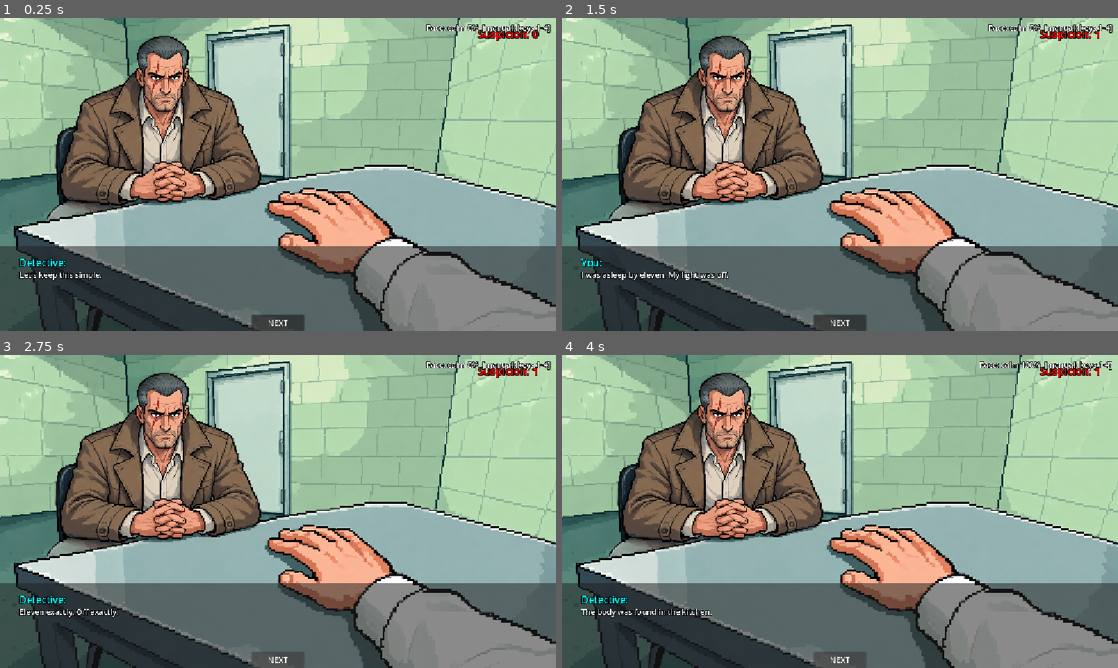
Above: before the commit, frames 1-4 (two rows, left to right).
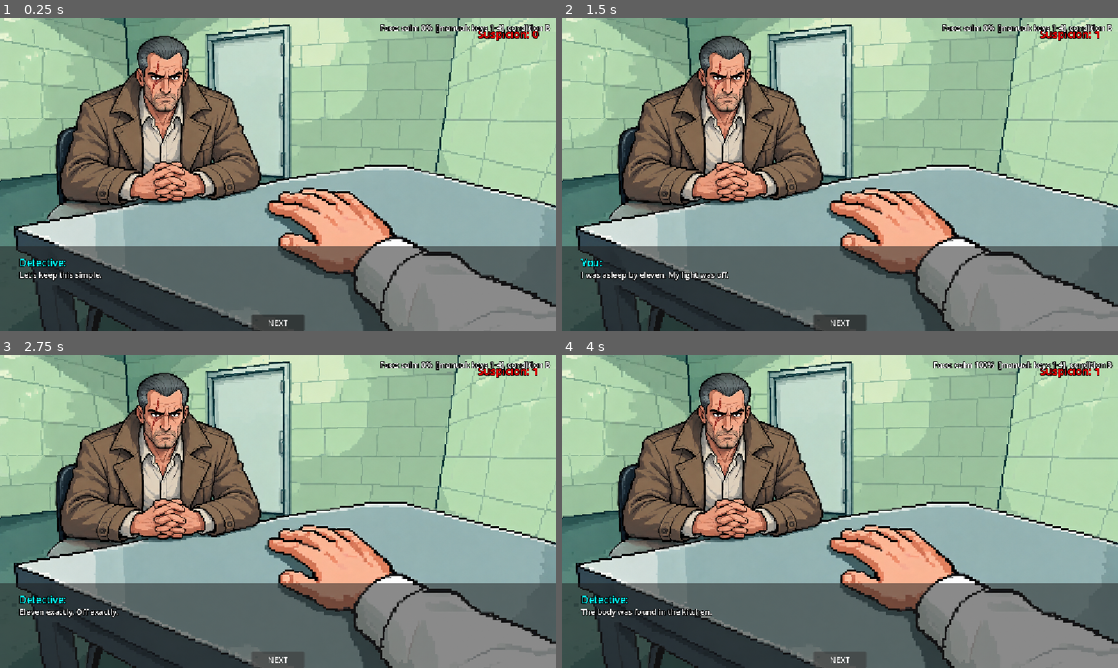
Above: after the commit, the same moments.

Repository: HCI-CD2/HCI-games_that_feel_you_CD2
Game: Godot game, scene res://scenes/scene3.tscn
The game is run twice, just before and just after one commit, with the same random seed, the same clock (stepped at 60 frames per second) and the same inputs. This scene is started directly instead of the project's main scene.
Inputs:
- Up to frame 1 (0.25 s): no input
- Up to frame 2 (1.5 s): click "NEXT" at 0.5 s; click "I was asleep by eleven. My li…" at 1.25 s
- Up to frame 3 (2.75 s): click "NEXT" at 2 s
- Up to frame 4 (4 s): click "NEXT" at 2.75 s; tap Enter at 3.5 s; tap 1 at 3.6 s

The runs differ from the first frame. In frame 1, 0.5% of the frame differs, in the area x 68-100%, y 2-5%; in frame 2, 0.5%; in frame 3, 0.5%; in frame 4, 0.6%, in the area x 66-100%, y 2-5%.

Commit message:
Use the webcam label in scene 3 and add the study conditions
While each question is on screen, FaceData records which labels the
player shows. If they look nervous, afraid or angry for at least half
of that time, suspicion rises by 1 and the detective comments on it.
Under one second of tracked face is ignored, so a denied or missing
camera leaves the game playable.

Conditions come from the page address (?condition=A/B/C) or the
--condition= run argument. A ignores the face, B uses it in secret,
and C adds a monitor panel with That's wrong (ignores the face for the
rest of the question) and Switch off (behaves like A). Corrections and
switch-offs are counted for the study logs.

The suspicion limit rises from 2 to 4 and the score is only shown in
debug builds. The detective's face lines are placeholders for the
story team.

Diff:
--- a/scripts/face_data.gd
+++ b/scripts/face_data.gd
@@ -2,11 +2,22 @@
 ## Autoload: holds the latest webcam reading so any scene can use it, e.g. FaceData.label.
 ## In the browser it reads window.faceReading, which webcam/game_bridge.js keeps updated.
 ## Anywhere else (e.g. running from the editor) there is no webcam, so keys 1-4 set the label by hand.
+##
+## Study conditions (see the wiki):
+##   A = buttons only: the face is ignored.
+##   B = hidden sensing: the face changes suspicion and lines, and the player isn't shown the reading.
+##   C = open sensing: like B, plus a monitor panel with "That's wrong" and "Switch off".
+## Choose the condition with the page address (index.html?condition=A), or in the editor with
+## Project > Project Settings > Run > Main Run Args (enable Advanced Settings): -- --condition=C
 
 signal label_changed(new_label: String)
 
 const LABELS = ["calm", "nervous", "afraid", "angry"]
+const CONDITIONS = ["A", "B", "C"]
 const POLL_SECONDS = 0.1  # read from the browser 10 times a second; the label changes slower than that
+
+var condition := "B"
+var sensing_on := true  # condition C's "Switch off" sets this to false
 
 var label := "calm"
 var confidence := 0.0
@@ -14,20 +25,38 @@
 var calibrating := false
 var status := "starting"
 
+# Counted for the study logs (M2): how often players corrected or switched off the monitor.
+var corrections := 0
+var switch_offs := 0
+
 var _is_web := OS.has_feature("web")
 var _poll_timer := 0.0
 var _debug_label: Label
+var _monitor_reading: Label
+var _switch_button: Button
+var _discarded_until_ms := 0
+
+# Measuring window: seconds spent showing each label since start_window() was called.
+var _window_active := false
+var _window_seconds := {}
+var _window_corrected := false  # set by "That's wrong": ignore the face until the window ends
 
 
 func _ready() -> void:
+	_read_condition()
 	if not _is_web:
 		status = "manual: keys 1-4"
 	if OS.is_debug_build():
 		_create_debug_label()
-	_update_debug_label()
+	if condition == "C":
+		_create_monitor_panel()
+	_refresh_display()
 
 
 func _process(delta: float) -> void:
+	if _window_active and not _window_corrected and is_tracking():
+		_window_seconds[label] = _window_seconds.get(label, 0.0) + delta
+
 	if not _is_web:
 		return
 	_poll_timer += delta
@@ -35,6 +64,88 @@
 		return
 	_poll_timer = 0.0
 	_read_from_browser()
+
+
+## True when the game should react to the face: not condition A, and not switched off.
+func uses_face() -> bool:
+	return condition != "A" and sensing_on
+
+
+## True when there is a face and a finished calibration, so the label means something.
+func is_tracking() -> bool:
+	return face_found and not calibrating
+
+
+## Starts measuring which labels the player shows, e.g. when a question is asked.
+func start_window() -> void:
+	_window_active = true
+	_window_seconds = {}
+	_window_corrected = false
+
+
+## Stops measuring and summarises the window:
+##   seconds         how long a face was tracked in total
+##   stressed_share  fraction of that time spent nervous, afraid or angry (0 to 1)
+##   stressed_label  the most common of those three, or "" if none appeared
+func end_window() -> Dictionary:
+	_window_active = false
+	var total := 0.0
+	var stressed := 0.0
+	var stressed_label := ""
+	var most := 0.0
+	for each_label in _window_seconds:
+		var seconds: float = _window_seconds[each_label]
+		total += seconds
+		if each_label != "calm":
+			stressed += seconds
+			if seconds > most:
+				most = seconds
+				stressed_label = each_label
+	return {
+		"seconds": total,
+		"stressed_share": stressed / total if total > 0.0 else 0.0,
+		"stressed_label": stressed_label,
+	}
+
+
+## "That's wrong": throws away this question's reading and ignores the face until the question
+## ends, so a reading the player rejected can't count against them.
+func mark_wrong() -> void:
+	corrections += 1
+	_window_seconds = {}
+	_window_corrected = true
+	_discarded_until_ms = Time.get_ticks_msec() + 1500  # keep the message visible for 1.5 s
+	_refresh_display()
+
+
+## "Switch off" / "Switch on": while off, the game behaves like condition A.
+func set_sensing(on: bool) -> void:
+	if not on and sensing_on:
+		switch_offs += 1
+	sensing_on = on
+	if not on:
+		_window_seconds = {}
+	_refresh_display()
+
+
+## Records the player's relaxed face again (browser only).
+func recalibrate() -> void:
+	if _is_web:
+		JavaScriptBridge.eval("window.faceTracker?.recalibrate()", true)
+
+
+## Reads the condition from ?condition=X in the browser, or --condition=X when run from the editor.
+func _read_condition() -> void:
+	var value = null
+	if _is_web:
+		value = JavaScriptBridge.eval(
+			"new URLSearchParams(location.search).get('condition')", true)
+	else:
+		for arg in OS.get_cmdline_user_args():
+			if arg.begins_with("--condition="):
+				value = arg.get_slice("=", 1)
+	if typeof(value) == TYPE_STRING and value.to_upper() in CONDITIONS:
+		condition = value.to_upper()
 
 
 ## Asks the page for window.faceReading as JSON text and copies it into our variables.
@@ -51,7 +162,7 @@
 	calibrating = reading.get("calibrating", false)
 	if reading.get("label") != null:
 		_set_label(reading["label"], reading.get("confidence", 0.0))
-	_update_debug_label()
+	_refresh_display()
 
 
 ## Keys 1-4 choose calm, nervous, afraid, angry when there is no webcam.
@@ -63,7 +174,7 @@
 		if index >= 0 and index < LABELS.size():
 			face_found = true
 			_set_label(LABELS[index], 1.0)
-			_update_debug_label()
+			_refresh_display()
 
 
 ## Stores a new reading and announces it only when the label actually changes.
@@ -72,12 +183,6 @@
 	if new_label != label:
 		label = new_label
 		label_changed.emit(label)
-
-
-## Records the player's relaxed face again (browser only).
-func recalibrate() -> void:
-	if _is_web:
-		JavaScriptBridge.eval("window.faceTracker?.recalibrate()", true)
 
 
 ## A small corner readout, only in debug builds, so we can see what the game receives.
@@ -97,7 +202,68 @@
 	layer.add_child(_debug_label)
 
 
-func _update_debug_label() -> void:
-	if _debug_label == null:
-		return
-	_debug_label.text = "Face: %s %d%%  [%s]" % [label, roundi(confidence * 100), status]
+## Condition C's monitor: shows the current reading with "That's wrong" and "Switch off".
+func _create_monitor_panel() -> void:
+	var layer := CanvasLayer.new()
+	layer.layer = 90  # above every scene, below the debug readout
+	add_child(layer)
+
+	var panel := PanelContainer.new()
+	panel.position = Vector2(12, 12)
+	var style := StyleBoxFlat.new()
+	style.bg_color = Color(0.05, 0.1, 0.08, 0.85)
+	style.border_color = Color(0.5, 1.0, 0.85)
+	style.set_border_width_all(1)
+	style.set_corner_radius_all(4)
+	style.set_content_margin_all(10)
+	panel.add_theme_stylebox_override("panel", style)
+	layer.add_child(panel)
+
+	var column := VBoxContainer.new()
+	panel.add_child(column)
+
+	var title := Label.new()
+	title.text = "EMOTION COMPLIANCE MONITOR"
+	title.add_theme_font_size_override("font_size", 12)
+	title.add_theme_color_override("font_color", Color(0.5, 1.0, 0.85))
+	column.add_child(title)
+
+	_monitor_reading = Label.new()
+	_monitor_reading.add_theme_font_size_override("font_size", 20)
+	column.add_child(_monitor_reading)
+
+	var buttons := HBoxContainer.new()
+	column.add_child(buttons)
+
+	var wrong_button := Button.new()
+	wrong_button.text = "That's wrong"
+	wrong_button.focus_mode = Control.FOCUS_NONE  # don't steal keys from the dialogue buttons
+	wrong_button.pressed.connect(mark_wrong)
+	buttons.add_child(wrong_button)
+
+	_switch_button = Button.new()
+	_switch_button.focus_mode = Control.FOCUS_NONE
+	_switch_button.pressed.connect(func(): set_sensing(not sensing_on))
+	buttons.add_child(_switch_button)
+
+
+## Updates the debug readout and the monitor panel to match the current reading.
+func _refresh_display() -> void:
+	if _debug_label:
+		_debug_label.text = "Face: %s %d%%  [%s]  condition %s%s" % [
+			label, roundi(confidence * 100), status, condition,
+			"" if sensing_on else " (switched off)"]
+
+	if _monitor_reading == null:
+		return
+	_switch_button.text = "Switch off" if sensing_on else "Switch on"
+	if not sensing_on:
+		_monitor_reading.text = "Sensing off"
+	elif Time.get_ticks_msec() < _discarded_until_ms:
+		_monitor_reading.text = "Reading discarded"
+	elif calibrating:
+		_monitor_reading.text = "Calibrating..."
+	elif not face_found:
+		_monitor_reading.text = "No face detected"
+	else:
+		_monitor_reading.text = "%s  %d%%" % [label.to_upper(), roundi(confidence * 100)]
--- a/scripts/scene3.gd
+++ b/scripts/scene3.gd
@@ -1,8 +1,21 @@
 extends Control
 
-const SUSPICION_LIMIT = 2
+const SUSPICION_LIMIT = 4  # raised from 2 because the face can now add suspicion too; tune by playtesting
 const NEXT_SCENE = "res://scenes/scene4.tscn"
 const END_SCENE = "res://scenes/scene1.tscn"
+
+# Face rules: looking stressed for at least FACE_SHARE of a question adds FACE_COST suspicion.
+# Windows with less than FACE_MIN_SECONDS of tracked face are ignored (no camera, face lost, etc).
+const FACE_SHARE = 0.5
+const FACE_COST = 1
+const FACE_MIN_SECONDS = 1.0
+
+# PLACEHOLDER lines for the design/story team to rewrite.
+const FACE_LINES = {
+	"nervous": ["You're pressing your lips together.", "That question made you tense."],
+	"afraid": ["Your eyes widened just now.", "You look frightened. Why?"],
+	"angry": ["That made you angry.", "Careful. Your face is getting hot."],
+}
 
 @onready var label = $Label
 @onready var name_label = $Name
@@ -106,6 +119,9 @@
 
 func _ready():
 	back_button.hide()
+	# The plan keeps suspicion hidden from players; debug builds still show it for testing.
+	if hud:
+		hud.visible = OS.is_debug_build()
 	next_button.pressed.connect(_on_next_pressed)
 	update_hud()
 	start_question()
@@ -124,6 +140,7 @@
 	phase = "question"
 	queue = make_queue(questions[q_index]["lines"], "Detective")
 	step = 0
+	FaceData.start_window()  # watch the face from the question until the answer
 	show_line()
 
 func show_line():
@@ -154,12 +171,28 @@
 	choices_box.hide()
 
 func _on_choice(o):
+	var face_line = face_reaction(FaceData.end_window())
 	suspicion += o["cost"]
+	if face_line != "":
+		suspicion += FACE_COST
 	update_hud()
 	phase = "reaction"
-	queue = make_queue([o["text"]], "You") + make_queue(o["reply"], "Detective")
-	step = 0
-	show_line()
+	queue = make_queue([o["text"]], "You")
+	if face_line != "":
+		queue += make_queue([face_line], "Detective")
+	queue += make_queue(o["reply"], "Detective")
+	step = 0
+	show_line()
+
+# Returns a detective line if the face gave the player away during this question, else "".
+func face_reaction(window):
+	if not FaceData.uses_face():
+		return ""
+	if window["seconds"] < FACE_MIN_SECONDS:
+		return ""
+	if window["stressed_share"] < FACE_SHARE:
+		return ""
+	return FACE_LINES[window["stressed_label"]].pick_random()
 
 func _on_next_pressed():
 	if step < queue.size() - 1:
